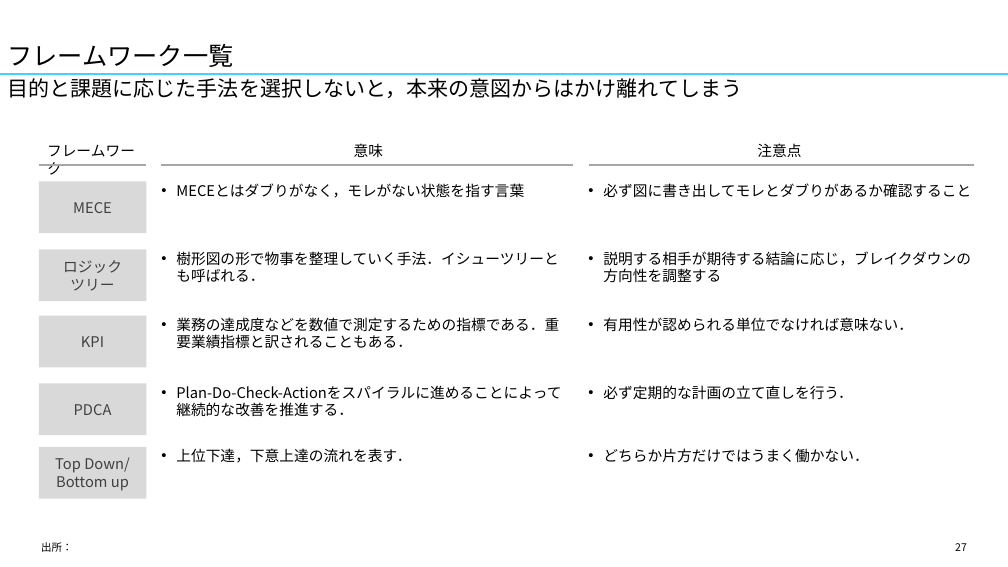
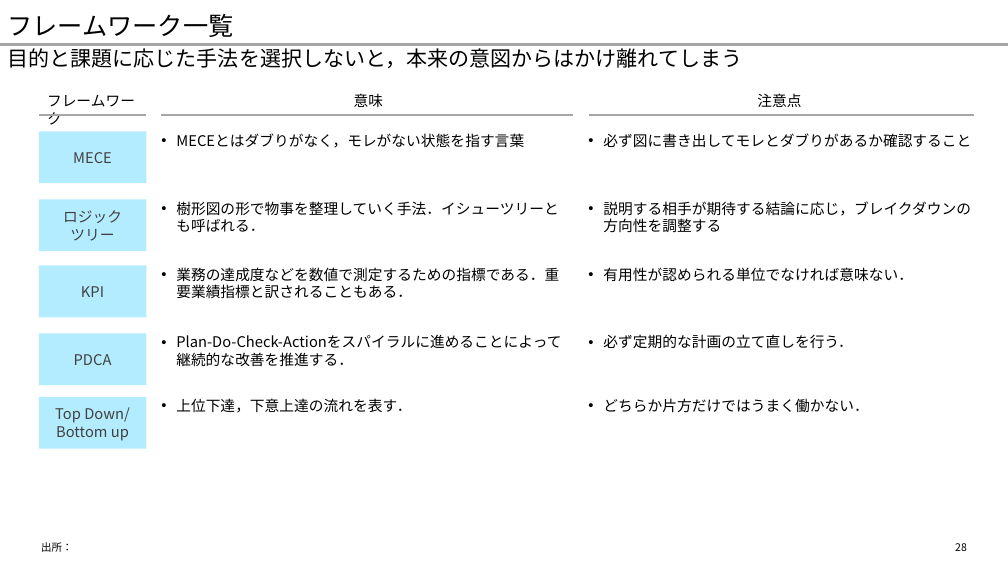
Before and after one commit to yuzucha16/dotfiles, a slide deck: slide 28 of office/Blank.potx (slide 27 before the commit). Drawn at 1008x567 pixels with LibreOffice and Linux fonts; fonts in the diff are those of the drawing. Boxes give left, top, right and bottom in pixels: in the first picture for what was removed or moved away, otherwise in the second. Text is boxed around its words. In the diff, an @@ line names an element or a change of style, - is before the commit and + after.

```diff
--- a/office/Blank.potx
+++ b/office/Blank.potx
@@ title "フレームワーク一覧": place and size @@
-title "フレームワーク一覧" at [8, 44, 234, 67]
+title "フレームワーク一覧" at [8, 14, 234, 37]
@@ text "目的と課題に応じた手法を選択しないと，本来の意図からはかけ離れてしまう": place and size @@
-text "目的と課題に応じた手法を選択しないと，本来の意図からはかけ離れてしまう" at [8, 78, 743, 98]
+text "目的と課題に応じた手法を選択しないと，本来の意図からはかけ離れてしまう" at [8, 45, 743, 68]
@@ line moved from (0, 74) - (1008, 74) to (0, 45) - (1008, 45) @@
@@ line (0, 45) - (1008, 45): stroke #45D0FF 2.25 pt to #A6A6A6 2.25 pt @@
@@ 13 texts, 5 rectangles, 3 lines: place and size @@
-13 texts, 5 rectangles, 3 lines at [39, 143, 975, 499]
+13 texts, 5 rectangles, 3 lines at [39, 93, 975, 449]
@@ fill #D9D9D9 to #83E0FF at 60% opacity in 5 elements at [39, 132, 146, 184], [39, 200, 146, 252], [39, 265, 146, 318], [39, 333, 146, 386], [39, 397, 146, 449] @@
@@ page number at [955, 543, 967, 551]: text changed @@
-27
+28
```
Also in this commit, not shown: 33 other slides changed, 1 slide added, 1 other file.
